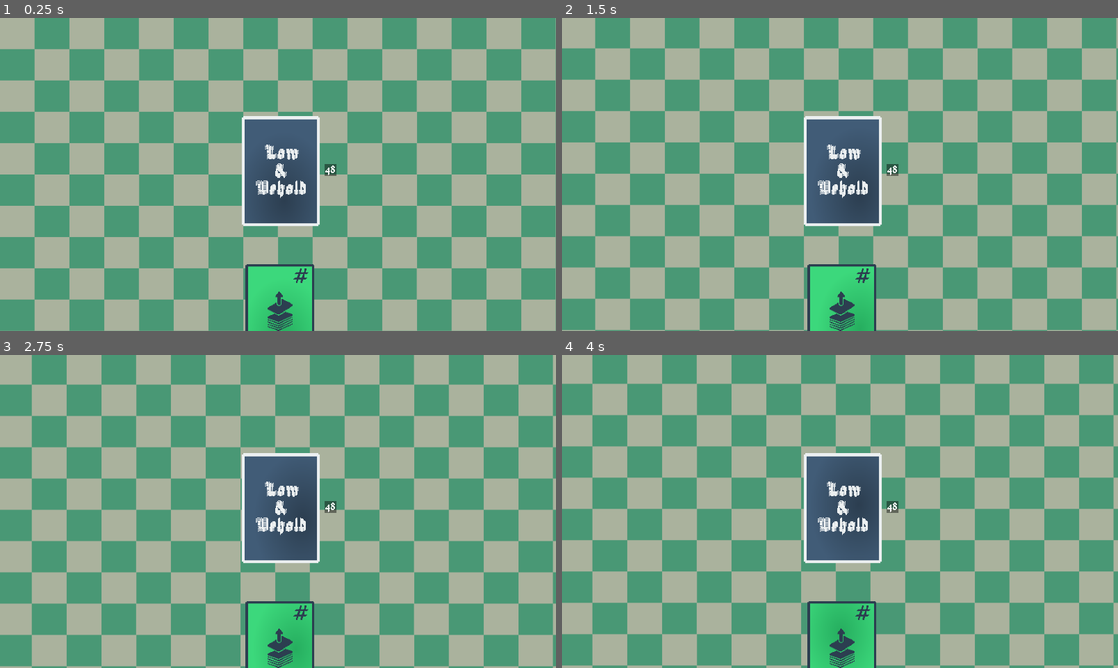
Above: before the commit, frames 1-4 (two rows, left to right).
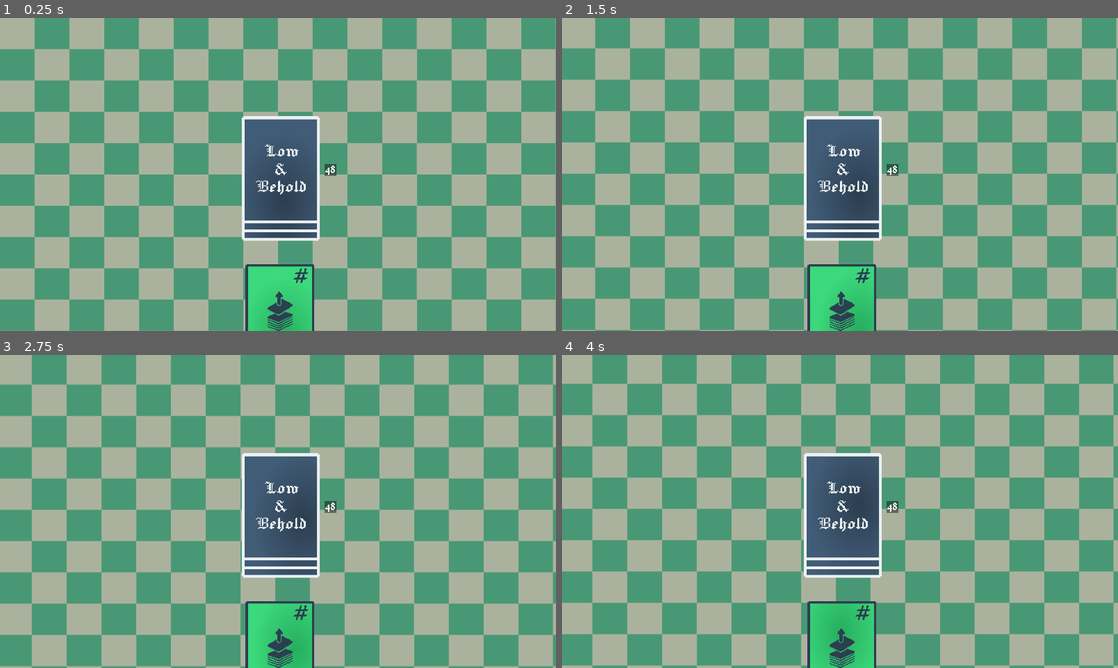
Above: after the commit, the same moments.

Repository: thomisfrank/low_and_behold
Game: Godot game, scene res://scenes/main.tscn
Same seed, same stepped clock (60 frames per second), same inputs: the game is played once before the commit and once after it.
Inputs (mouse positions are in pixels of both pictures, inside the frame that each line leads up to):
- Up to frame 1 (0.25 s): no input
- Up to frame 2 (1.5 s): move the mouse to (828, 149) at 0.52 s; click (828, 149) at 0.67 s; tap Enter at 1.25 s; move the mouse to (728, 190) at 1.27 s; click (728, 190) at 1.42 s
- Up to frame 3 (2.75 s): tap Space at 2 s; move the mouse to (333, 442) at 2.02 s; click (333, 442) at 2.17 s
- Up to frame 4 (4 s): tap Enter at 2.75 s; move the mouse to (812, 574) at 2.77 s; click (812, 574) at 2.92 s; tap Space at 3.5 s; move the mouse to (1006, 558) at 3.52 s; click (1006, 558) at 3.67 s

The runs differ from the first frame. In frame 1, 1.2% of the frame differs, in the area x 43-58%, y 40-72%; in frame 2, 1.2%; in frame 3, 1.2%; in frame 4, 1.2%.
Error before the commit: Parse Error: Preload file "res://scripts/Card.gd" does not exist. (res://scripts/GameManager.gd:6)

Commit message:
Fix autoload error and deck z-index issues
- Remove CardData from autoloads (extends Resource, not Node)
- Fix deck stack z-indexing with proper negative values
- Ensure top card appears above stack layers
- Add CardDrawAnimation system for animated card draws

Diff:
--- a/project.godot
+++ b/project.godot
@@ -15,10 +15,6 @@
 config/features=PackedStringArray("4.5", "Mobile")
 config/icon="res://icon.svg"
 
-[autoload]
-
-CardData="*res://scripts/CardData.gd"
-
 [display]
 
 window/size/viewport_width=1920
--- /dev/null
+++ b/scenes/flip_animation.tscn
@@ -0,0 +1,50 @@
+[gd_scene load_steps=10 format=3 uid="uid://1klmb8ejk02h"]
+
+[ext_resource type="Texture2D" uid="uid://dp1skhw1vd7p4" path="res://assets/animation_slides/flip/001.png" id="1_38qi1"]
+[ext_resource type="Texture2D" uid="uid://dlow00erx0e7i" path="res://assets/animation_slides/flip/002.png" id="2_3yq34"]
+[ext_resource type="Texture2D" uid="uid://bcr4jxeqnkyua" path="res://assets/animation_slides/flip/003.png" id="3_lsahv"]
+[ext_resource type="Texture2D" uid="uid://bneww80egqso3" path="res://assets/animation_slides/flip/004.png" id="4_sfwl0"]
+[ext_resource type="Texture2D" uid="uid://cc56n2rjimjig" path="res://assets/animation_slides/flip/005.png" id="5_58hih"]
+[ext_resource type="Texture2D" uid="uid://2rbsrd53hk0o" path="res://assets/animation_slides/flip/006.png" id="6_kce6d"]
+[ext_resource type="Texture2D" uid="uid://0t37xivde3r2" path="res://assets/animation_slides/flip/007.png" id="7_hx6ds"]
+[ext_resource type="Texture2D" uid="uid://bbvvqc7wfht5w" path="res://assets/animation_slides/flip/008.png" id="8_r6weu"]
+
+[sub_resource type="SpriteFrames" id="SpriteFrames_w0icg"]
+animations = [{
+"frames": [{
+"duration": 1.0,
+"texture": ExtResource("1_38qi1")
+}, {
+"duration": 1.0,
+"texture": ExtResource("2_3yq34")
+}, {
+"duration": 1.0,
+"texture": ExtResource("3_lsahv")
+}, {
+"duration": 1.0,
+"texture": ExtResource("4_sfwl0")
+}, {
+"duration": 1.0,
+"texture": ExtResource("5_58hih")
+}, {
+"duration": 1.0,
+"texture": ExtResource("6_kce6d")
+}, {
+"duration": 1.0,
+"texture": ExtResource("7_hx6ds")
+}, {
+"duration": 1.0,
+"texture": ExtResource("8_r6weu")
+}],
+"loop": false,
+"name": &"Flip",
+"speed": 10.0
+}]
+
+[node name="FlipAnimation" type="Node2D"]
+
+[node name="flip" type="AnimatedSprite2D" parent="."]
+sprite_frames = SubResource("SpriteFrames_w0icg")
+animation = &"Flip"
+frame = 7
+frame_progress = 1.0
--- a/scenes/main.tscn
+++ b/scenes/main.tscn
@@ -13,9 +13,12 @@
 CardScale = Vector2(0.5, 0.5)
 
 [node name="backgrounds" parent="." instance=ExtResource("1_o5qli")]
+z_index = -100
 
 [node name="Deck" parent="." instance=ExtResource("4_jyhfs")]
 anchors_preset = 0
+anchor_left = 0.0
+anchor_top = 0.0
 anchor_right = 0.0
 anchor_bottom = 0.0
 offset_left = 920.0
@@ -25,6 +28,7 @@
 grow_horizontal = 1
 grow_vertical = 1
 scale = Vector2(0.5, 0.5)
+stack_offset = 60
 
 [node name="PlayerHand" parent="." instance=ExtResource("4_tbgi4")]
 anchors_preset = 7
--- a/scenes/player_hand.tscn
+++ b/scenes/player_hand.tscn
@@ -10,15 +10,17 @@
 grow_horizontal = 2
 grow_vertical = 2
 
-[node name="cards" parent="." instance=ExtResource("1_4moqc")]
+[node name="HandSlot1" parent="." instance=ExtResource("1_4moqc")]
 layout_mode = 1
 anchors_preset = -1
 anchor_left = 0.084375
 anchor_top = 0.7814815
 anchor_right = 0.084375
 anchor_bottom = 0.7814815
+debug_logging = null
 
-[node name="cards2" parent="." instance=ExtResource("1_4moqc")]
+[node name="HandSlot2" parent="." instance=ExtResource("1_4moqc")]
+unique_name_in_owner = true
 z_index = -20
 layout_mode = 1
 anchors_preset = -1
@@ -26,8 +28,10 @@
 anchor_top = 0.7740741
 anchor_right = 0.21458334
 anchor_bottom = 0.7740741
+debug_logging = null
 
-[node name="cards3" parent="." instance=ExtResource("1_4moqc")]
+[node name="HandSlot3" parent="." instance=ExtResource("1_4moqc")]
+unique_name_in_owner = true
 z_index = -40
 layout_mode = 1
 anchors_preset = -1
@@ -35,8 +39,10 @@
 anchor_top = 0.7740741
 anchor_right = 0.328125
 anchor_bottom = 0.7740741
+debug_logging = null
 
-[node name="cards4" parent="." instance=ExtResource("1_4moqc")]
+[node name="HandSlot4" parent="." instance=ExtResource("1_4moqc")]
+unique_name_in_owner = true
 z_index = -60
 layout_mode = 1
 anchors_preset = -1
@@ -44,3 +50,4 @@
 anchor_top = 0.7740741
 anchor_right = 0.45104167
 anchor_bottom = 0.7740741
+debug_logging = null
--- /dev/null
+++ b/scripts/CardDrawAnimation.gd
@@ -0,0 +1,146 @@
+extends Node2D
+class_name CardDrawAnimation
+
+# Animation system for drawing cards with flip, rotation, and scaling
+# Based on the flip_animation.tscn but using actual card instances
+
+signal animation_finished(card: Control)
+
+const CardScene = preload("res://scenes/cards.tscn")
+const CardScript = preload("res://scripts/NewCard.gd")
+
+# Animation parameters
+@export var flip_duration: float = 0.8
+@export var move_duration: float = 1.2
+@export var total_frames: int = 8
+@export var rotation_angle: float = 15.0  # Degrees to rotate during animation
+
+# Card states
+var animating_card: Control
+var start_position: Vector2
+var target_position: Vector2
+var target_rotation: float = 0.0
+var target_scale: Vector2 = Vector2.ONE
+
+# Animation state
+var current_frame: int = 0
+var is_animating: bool = false
+var flip_tween: Tween
+var move_tween: Tween
+
+func _ready():
+	pass  # No setup needed
+
+# Start the card draw animation
+func animate_card_draw(card_data: CustomCardData, from_pos: Vector2, to_pos: Vector2, final_rotation: float = 0.0, final_scale: Vector2 = Vector2.ONE):
+	if is_animating:
+		print("[CardDrawAnimation] Already animating, ignoring request")
+		return
+
+	# Store animation parameters
+	start_position = from_pos
+	target_position = to_pos
+	target_rotation = final_rotation
+	target_scale = final_scale
+
+	# Create the card instance
+	animating_card = CardScene.instantiate()
+	animating_card.set_script(CardScript)
+	add_child(animating_card)
+
+	# Position card at starting location
+	animating_card.position = start_position
+	animating_card.rotation_degrees = 0
+	animating_card.scale = Vector2.ONE
+
+	# Initially show card back (will flip to reveal the actual card)
+	var card_back_data = load("res://scripts/resources/CardBack.tres")
+	animating_card.call_deferred("display", card_back_data)
+
+	# Start the animation sequence
+	is_animating = true
+	current_frame = 0
+	_start_flip_animation(card_data)
+
+# Start the flip portion of the animation
+func _start_flip_animation(reveal_data: CustomCardData):
+	# Create flip tween
+	flip_tween = create_tween()
+	flip_tween.set_parallel(true)  # Allow multiple properties to animate
+
+	# Animate the flip effect using scale.x to simulate card flipping
+	flip_tween.tween_method(_update_flip_frame, 0.0, 1.0, flip_duration)
+	flip_tween.tween_callback(_on_flip_complete.bind(reveal_data)).set_delay(flip_duration)
+
+	# Add slight rotation during flip for more dynamic feel
+	flip_tween.tween_property(animating_card, "rotation_degrees", rotation_angle, flip_duration * 0.5)
+	flip_tween.tween_property(animating_card, "rotation_degrees", 0, flip_duration * 0.5).set_delay(flip_duration * 0.5)
+
+# Update the flip animation frame
+func _update_flip_frame(progress: float):
+	if not animating_card:
+		return
+
+	# Create flip effect by scaling x-axis (simulates card flipping)
+	# Creates a "squash" effect - starts at 1, goes to 0, then back to 1
+	var scale_factor: float
+	if progress < 0.5:
+		# First half: scale down from 1 to 0
+		scale_factor = 1.0 - (progress * 2.0)
+	else:
+		# Second half: scale up from 0 to 1
+		scale_factor = (progress - 0.5) * 2.0
+
+	animating_card.scale.x = scale_factor
+
+	# Halfway through the flip, switch to the revealed card
+	if progress >= 0.5 and current_frame < 4:  # Use explicit number instead of division
+		current_frame = 4
+
+# Called when flip animation completes
+func _on_flip_complete(reveal_data: CustomCardData):
+	if animating_card:
+		# Switch to the actual card data
+		animating_card.call_deferred("display", reveal_data)
+		# Start the movement animation
+		_start_move_animation()
+
+# Start the movement to hand slot animation
+func _start_move_animation():
+	move_tween = create_tween()
+	move_tween.set_parallel(true)
+
+	# Animate position
+	move_tween.tween_property(animating_card, "position", target_position, move_duration)
+	move_tween.tween_property(animating_card, "rotation_degrees", target_rotation, move_duration)
+	move_tween.tween_property(animating_card, "scale", target_scale, move_duration)
+
+	# Set easing for smooth motion
+	move_tween.set_ease(Tween.EASE_OUT)
+	move_tween.set_trans(Tween.TRANS_QUART)
+
+	# Complete animation
+	move_tween.tween_callback(_on_animation_complete).set_delay(move_duration)
+
+# Called when entire animation sequence completes
+func _on_animation_complete():
+	is_animating = false
+	emit_signal("animation_finished", animating_card)
+
+	# Remove the card from this animator (it should be handled by the target now)
+	if animating_card and animating_card.get_parent() == self:
+		remove_child(animating_card)
+
+# Clean up tweens
+func _exit_tree():
+	if flip_tween:
+		flip_tween.kill()
+	if move_tween:
+		move_tween.kill()
+
+# Utility function to create a card draw animation from deck to hand slot
+static func create_draw_animation(parent: Node, deck_pos: Vector2, hand_pos: Vector2, card_data: CustomCardData, final_rotation: float = 0.0, final_scale: Vector2 = Vector2.ONE) -> CardDrawAnimation:
+	var animator = CardDrawAnimation.new()
+	parent.add_child(animator)
+	animator.animate_card_draw(card_data, deck_pos, hand_pos, final_rotation, final_scale)
+	return animator
--- a/scripts/Deck.gd
+++ b/scripts/Deck.gd
@@ -21,6 +21,7 @@
 
 	# Clean up any existing stack layers from the scene
 	if stack_layers:
+		stack_layers.z_index = -50  # Ensure stack is behind everything
 		for child in stack_layers.get_children():
 			if child:
 				child.queue_free()
@@ -28,11 +29,13 @@
 	# Get the card back resource - always use CardBack for the stack
 	var card_back_data = _load_card_resource("CardBack")
 
-	# Create three stacked cards with 10px offset
+	# Create three stacked cards with proper z-indexing and offset
 	for i in range(3):
 		var card = CardScene.instantiate()
 		card.name = "StackLayer%d" % (i + 1)
-		card.position = Vector2(0, i * stack_offset)  # Each card 10px below previous
+		card.position = Vector2(0, i * stack_offset)  # Each card offset below previous
+		# Set z-index so bottom cards render behind top cards
+		card.z_index = -(i + 1) * 10  # Bottom card has lowest z-index
 		stack_layers.add_child(card)
 		card.call_deferred("display", card_back_data)
 
@@ -41,6 +44,7 @@
 		top_card.queue_free()
 	var top = CardScene.instantiate()
 	top.name = "TopCard"
+	top.z_index = 10  # Highest z-index to appear above stack
 	add_child(top)
 	top.position = Vector2.ZERO  # Centered
 
--- a/scripts/GameManager.gd
+++ b/scripts/GameManager.gd
@@ -3,7 +3,7 @@
 const CardScene = preload("res://scenes/cards.tscn")
 
 # Mark script to preload to avoid shader/material issues
-const CardGDScript = preload("res://scripts/Card.gd")
+const CardGDScript = preload("res://scripts/NewCard.gd")
 
 @export var card_data: CustomCardData
 @export_file("*.tres") var card_data_path: String
@@ -74,7 +74,7 @@
 		print("[GM] display() deferred with data: ", data)
 
 func _on_deck_request_draw() -> void:
-	# When the deck requests a draw, choose a random front-facing card and place it in PlayerHand
+	# When the deck requests a draw, choose a random front-facing card and animate it to PlayerHand
 	var candidates := [
 		"res://scripts/resources/TwoDraw.tres",
 		"res://scripts/resources/TwoSwap.tres",
@@ -95,7 +95,7 @@
 		push_warning("[GM] Failed to load chosen card resource: %s" % chosen_path)
 		return
 
-	# Find PlayerHand node and instance the card under it
+	# Find PlayerHand node and the target slot
 	var ph := get_node_or_null("PlayerHand")
 	if not ph:
 		# try root-level path
@@ -104,29 +104,74 @@
 		push_warning("[GM] PlayerHand node not found; cannot place drawn card")
 		return
 
-	# Prefer filling placeholders sequentially (cards, cards2, ...)
+	# Find Deck node to get the starting position
+	var deck_node = get_node_or_null("Deck")
+	if not deck_node:
+		push_warning("[GM] Deck node not found; cannot animate card draw")
+		return
+
+	# Get deck position as starting point
+	var deck_pos = deck_node.global_position
+
+	# Find target slot and position
 	var placeholders := ["cards", "cards2", "cards3", "cards4"]
-	var placed := false
+	var target_position: Vector2
+	var target_slot: Node = null
+
 	if _hand_index < placeholders.size():
 		var target_name: String = placeholders[_hand_index]
 		if ph.has_node(target_name):
-			var slot = ph.get_node(target_name)
-			# If the slot is an instance of the card scene, call its display() to show the card front
-			if slot and slot.has_method("display"):
-				slot.call_deferred("display", chosen)
-				slot.visible = true
-				placed = true
-	if not placed:
-		# Fallback: instantiate a new card under PlayerHand
-		var card_instance = CardScene.instantiate()
-		ph.add_child(card_instance)
-		card_instance.call_deferred("display", chosen)
+			target_slot = ph.get_node(target_name)
+			target_position = target_slot.global_position
+		else:
+			push_warning("[GM] Target slot %s not found" % target_name)
+			return
+	else:
+		# No more slots available
+		push_warning("[GM] No more hand slots available")
+		return
+
+	# Create and start the card draw animation
+	var animator = CardDrawAnimation.new()
+	add_child(animator)
+
+	# Connect to animation finished signal
+	animator.connect("animation_finished", Callable(self, "_on_card_animation_finished").bind(chosen, target_slot))
+
+	# Start the animation from deck to hand slot
+	animator.animate_card_draw(chosen, deck_pos, target_position, 0.0, Vector2(0.8, 0.8))
+
 	if debug_logging:
-		print("[GM] Drew card into PlayerHand: ", chosen_path, " placed=", placed)
+		print("[GM] Started animated card draw: ", chosen_path, " from ", deck_pos, " to ", target_position)
+
 	_hand_index += 1
 
 	# Update deck visual count if deck exposes set_count
-	var deck_node = get_node_or_null("Deck")
 	if deck_node and deck_node.has_method("get_count") and deck_node.has_method("set_count"):
 		var current = deck_node.call("get_count")
 		deck_node.call("set_count", max(0, int(current) - 1))
+
+# Called when card draw animation finishes
+func _on_card_animation_finished(animated_card: Control, drawn_card_data: CustomCardData, target_slot: Node):
+	# Replace the target slot with the animated card or update it
+	if target_slot and target_slot.has_method("display"):
+		# Update the existing slot to show the card
+		target_slot.call_deferred("display", drawn_card_data)
+		target_slot.visible = true
+
+		# Clean up the animated card
+		if animated_card and animated_card.get_parent():
+			animated_card.get_parent().remove_child(animated_card)
+			animated_card.queue_free()
+	else:
+		# Move the animated card to the target position
+		if animated_card and target_slot:
+			var parent = target_slot.get_parent()
+			if animated_card.get_parent():
+				animated_card.get_parent().remove_child(animated_card)
+			parent.add_child(animated_card)
+			animated_card.position = target_slot.position
+			animated_card.visible = true
+
+	if debug_logging:
+		print("[GM] Card animation finished and placed in hand slot")
Binary file added: assets/animation_slides/flip/001.png
Not shown, added: assets/animation_slides/flip/001.png.import
Binary file added: assets/animation_slides/flip/002.png
Not shown, added: assets/animation_slides/flip/002.png.import
Binary file added: assets/animation_slides/flip/003.png
Not shown, added: assets/animation_slides/flip/003.png.import
Binary file added: assets/animation_slides/flip/004.png
Not shown, added: assets/animation_slides/flip/004.png.import
Binary file added: assets/animation_slides/flip/005.png
Not shown, added: assets/animation_slides/flip/005.png.import
Binary file added: assets/animation_slides/flip/006.png
Not shown, added: assets/animation_slides/flip/006.png.import
(and 5 more such lines)
